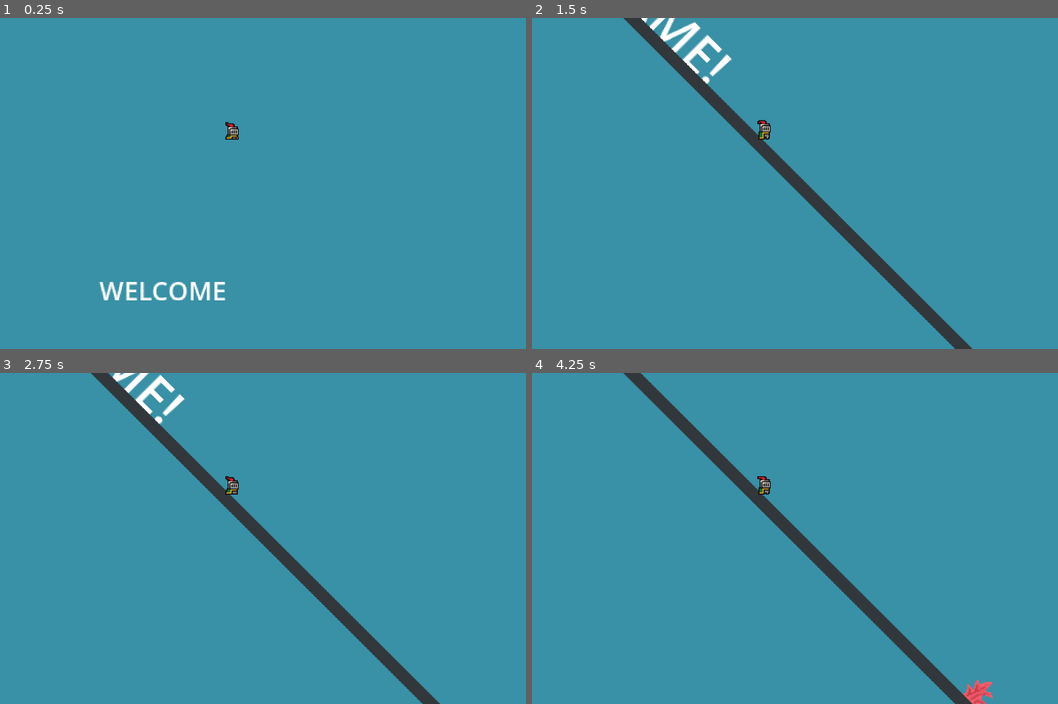
Above: before the commit, frames 1-4 (two rows, left to right).
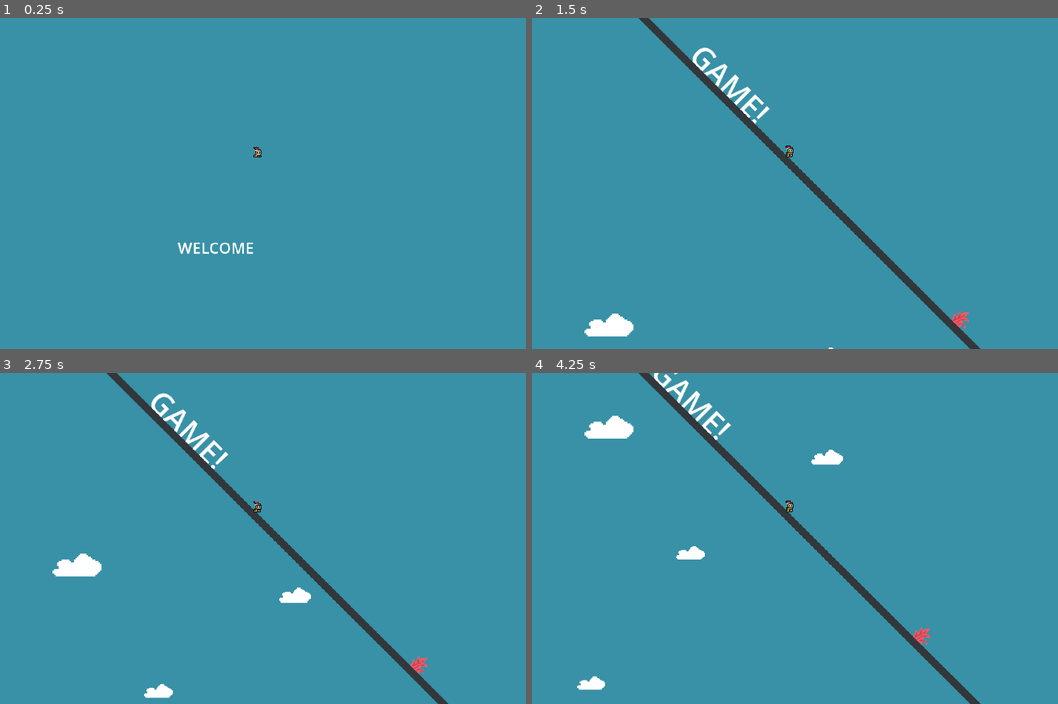
Above: after the commit, the same moments.

Repository: TrippMenhall/GEDE-DemoProject
Game: Godot game, scene res://scenes/game.tscn
The game is run twice, just before and just after one commit, with the same random seed, the same clock (stepped at 60 frames per second) and the same inputs.
Inputs:
- Up to frame 1 (0.25 s): no input
- Up to frame 2 (1.5 s): tap Space (jump) at 0.6, 0.77, 1.07, 1.35 s
- Up to frame 3 (2.75 s): tap Space (jump) at 1.52, 1.82, 2.1 s
- Up to frame 4 (4.25 s): tap Space (jump) at 2.85, 3.02, 3.32, 3.6, 3.77, 4.07 s

The runs differ from the first frame. In frame 1, 1.1% of the frame differs, in the area x 18-50%, y 31-86%; in frame 2, 6.3%; in frame 3, 6.7%, in the area x 9-86%, y 0-100%; in frame 4, 6.4%.

Commit message:
added clouds and new jump physics

Diff:
--- a/project.godot
+++ b/project.godot
@@ -14,6 +14,11 @@
 run/main_scene="uid://dekrf8fp0hkpw"
 config/features=PackedStringArray("4.6", "Forward Plus")
 config/icon="res://icon.svg"
+
+[display]
+
+window/size/viewport_width=1920
+window/size/viewport_height=1080
 
 [input]
 
--- a/scenes/game.tscn
+++ b/scenes/game.tscn
@@ -1,5 +1,6 @@
 [gd_scene format=4 uid="uid://dekrf8fp0hkpw"]
 
+[ext_resource type="Texture2D" uid="uid://cjfilb34t4e1y" path="res://assets/sprites/cloud.png" id="1_gee14"]
 [ext_resource type="Texture2D" uid="uid://2cy61adapmnx" path="res://assets/sprites/my_world_tileset_simple.png" id="1_yqjtg"]
 [ext_resource type="Texture2D" uid="uid://drdfu5n3ewf1l" path="res://assets/sprites/my_world_tileset.png" id="2_lbhrr"]
 [ext_resource type="PackedScene" uid="uid://d0f4ardtoo0a8" path="res://scenes/player.tscn" id="2_lnu2h"]
@@ -50,6 +51,24 @@
 position = Vector2(61, 43)
 zoom = Vector2(2, 2)
 
+[node name="CloudParticles" type="CPUParticles2D" parent="Player/Camera2D" unique_id=423660491]
+show_behind_parent = true
+z_index = -1
+z_as_relative = false
+position = Vector2(0, 426)
+amount = 10
+texture = ExtResource("1_gee14")
+lifetime = 10.0
+local_coords = true
+emission_shape = 3
+emission_rect_extents = Vector2(640, 150)
+direction = Vector2(0, -1)
+spread = 0.0
+gravity = Vector2(0, 0)
+initial_velocity_min = 150.0
+initial_velocity_max = 150.0
+scale_amount_max = 2.5
+
 [node name="Label" type="Label" parent="." unique_id=1266554937]
 offset_left = -286.0
 offset_top = -1029.0
--- a/scripts/player.gd
+++ b/scripts/player.gd
@@ -1,34 +1,24 @@
 extends CharacterBody2D
 
-const JUMP_VELOCITY = -130.0 # Increased slightly for better feel
-const JUMP_FORWARD_BOOST = 0.0 # The "force" only applied when jumping
-
-# CONTROL HOW FAST SLOPES ARE
-# Increase this to make sliding down ramps much faster
-const SLOPE_SPEED_BOOST = 50.0
-
-# CONTROL FLAT GROUND FRICTION
-# A small amount of friction prevents sliding forever on flat ground
-const FLAT_FRICTION = 500.0
+const JUMP_VELOCITY = -400.0 # Initial upward burst
+const JUMP_FORWARD_BOOST = 0.0 # Force added when jumping
+const SLOPE_SPEED_BOOST = 50.0 # Physics acceleration on slopes
+const FLAT_FRICTION = 500.0 # Friction on flat ground
 
 var is_dead: bool = false
 
 @onready var animated_sprite: AnimatedSprite2D = $AnimatedSprite2D
 
 func _ready() -> void:
-	# Allow steep slopes (80 degrees)
 	floor_max_angle = deg_to_rad(80.0)
-
-	# Allow physics to slide us down naturally
 	floor_stop_on_slope = false
-
-	# Snap to floor so we don't fly off bumps
 	floor_snap_length = 32.0
 
 func die() -> void:
 	is_dead = true
 	animated_sprite.play("roll")
-	$CollisionShape2D.queue_free()
+	if has_node("CollisionShape2D"):
+		$CollisionShape2D.queue_free()
 
 func _physics_process(delta: float) -> void:
 	if is_dead:
@@ -40,47 +30,48 @@
 	# 1. APPLY GRAVITY
 	velocity += get_gravity() * delta
 
-	# 2. HANDLE SLOPE PHYSICS
+	# 2. HANDLE INPUT & PHYSICS
 	if is_on_floor():
 		var floor_normal = get_floor_normal()
 
-		# If we are on a slope (normal.x is not 0), push the player down it.
-		# This makes sliding much faster than gravity alone.
-		if abs(floor_normal.x) > 0.1: # 0.1 ignores tiny bumps
+		# Slope Physics
+		if abs(floor_normal.x) > 0.1:
 			velocity.x += floor_normal.x * SLOPE_SPEED_BOOST * delta
 		else:
-			# If we are on flat ground, apply friction to slowly stop
 			velocity.x = move_toward(velocity.x, 0, FLAT_FRICTION * delta)
 
-		# Handle Jump
+		# START JUMP
 		if Input.is_action_just_pressed("jump"):
 			velocity.y = JUMP_VELOCITY
 
-			# Add forward momentum to the jump
 			if velocity.x >= 0:
 				velocity.x += JUMP_FORWARD_BOOST
 			else:
 				velocity.x -= JUMP_FORWARD_BOOST
 
-			# Turn off snapping so we can detach
-			floor_snap_length = 0.0
+			floor_snap_length = 0.0 # Detach from floor
+
 	else:
 		# Reset snapping when in air
 		floor_snap_length = 32.0
 
+		# --- HEAVY JUMP CUTOFF ---
+		# Check if player let go AND is currently moving UP
+		if Input.is_action_just_released("jump") and velocity.y < 0:
+
+			# Smoother but still heavy:
+			velocity.y *= 0.1 # Kill 90% of momentum
+
 	# 3. ANIMATION & FLIPPING
 	if is_on_floor():
 		if abs(velocity.x) > 10:
-			animated_sprite.play("idle")
+			animated_sprite.play("idle") # TODO: Add slide animation
 		else:
 			animated_sprite.play("idle")
 	else:
 		animated_sprite.play("jump")
 
-	# FORCE FLIP BASED ON MOVEMENT DIRECTION
-	# If sliding left (negative speed), face left.
-	# If sliding right (positive speed), face right.
-	if velocity.x > 1.0: # Using 1.0 prevents flickering at 0 speed
+	if velocity.x > 1.0:
 		animated_sprite.flip_h = false
 	elif velocity.x < -1.0:
 		animated_sprite.flip_h = true
Binary file added: assets/sprites/cloud.png
Not shown, added: assets/sprites/cloud.png.import
